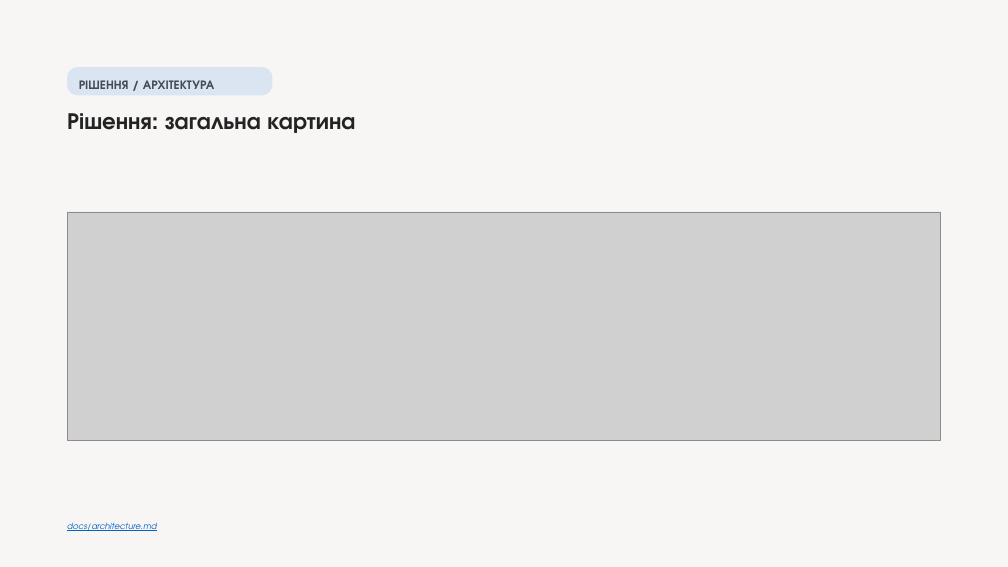
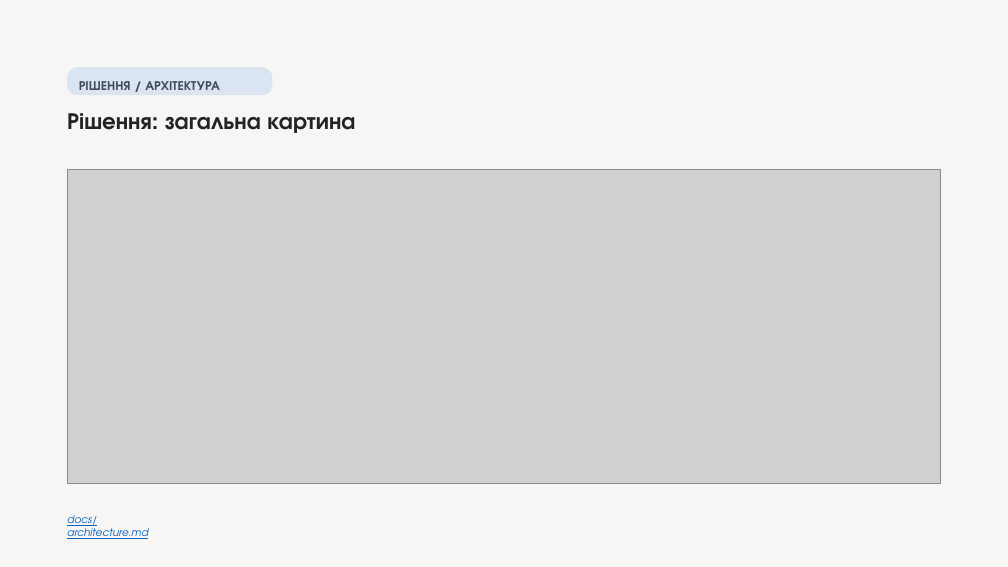
Before and after one commit to melnikvitaly/workshops, a slide deck: slide 3 of workshop-7-final_project/docs/assestment/presentation/Laser Gimbal with Camera Tracking on ESP32-S3.pptx. Drawn at 1008x567 pixels with LibreOffice and Linux fonts; fonts in the diff are those of the drawing; grey boxes stand for pictures. Boxes give left, top, right and bottom in pixels: in the first picture for what was removed or moved away, otherwise in the second. Text is boxed around its words. In the diff, an @@ line names an element or a change of style, - is before the commit and + after.

```diff
--- a/workshop-7-final_project/docs/assestment/presentation/Laser Gimbal with Camera Tracking on ESP32-S3.pptx
+++ b/workshop-7-final_project/docs/assestment/presentation/Laser Gimbal with Camera Tracking on ESP32-S3.pptx
@@ text "РІШЕННЯ / АРХІТЕКТУРА" at (79,81,220,90): size 12 to 12.5 pt @@
@@ picture: place and size @@
-picture at (67,212,941,440)
+picture at (67,169,941,484)
@@ text "docs/architecture.md" at (67,515,148,539): size 8 to 10 pt @@
```
Also in this commit, not shown: 12 other slides changed, 1 other file.
